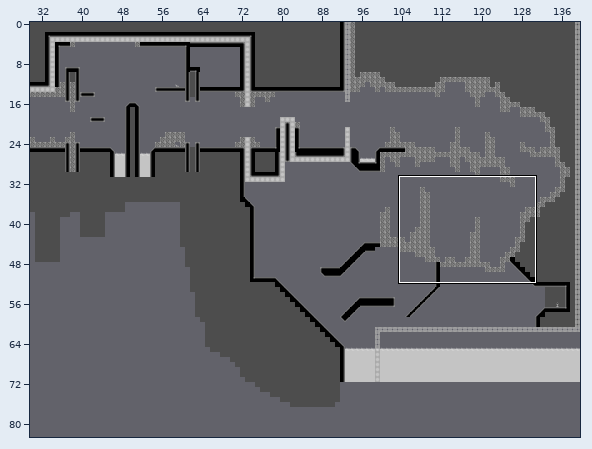
A Tiled map (JSON) gets an edit: deploy/assets/maps/demo_level_5.json. The picture above shows the old version from afar; the outline marks the close-up.
Close-up. Before the edit:
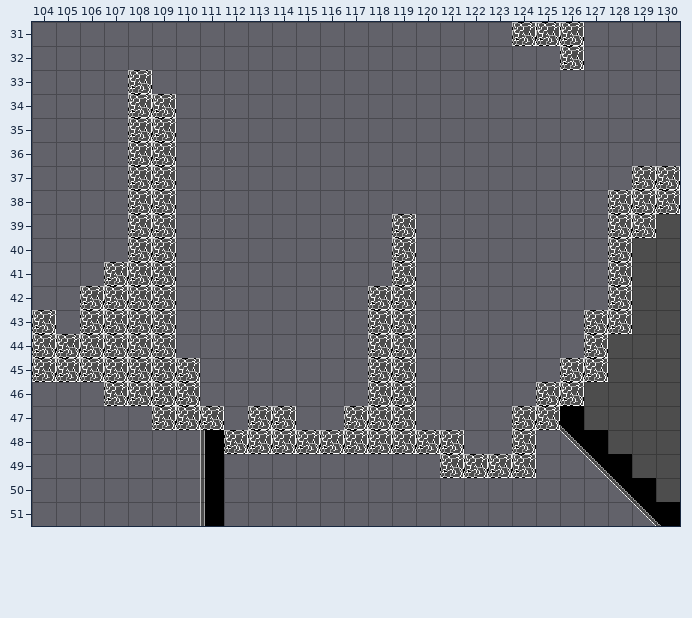
Cells are 32x32 px. Shown: x 104..130, y 31..51. The commit also changed other parts of the map, which this record leaves out.
After the commit:
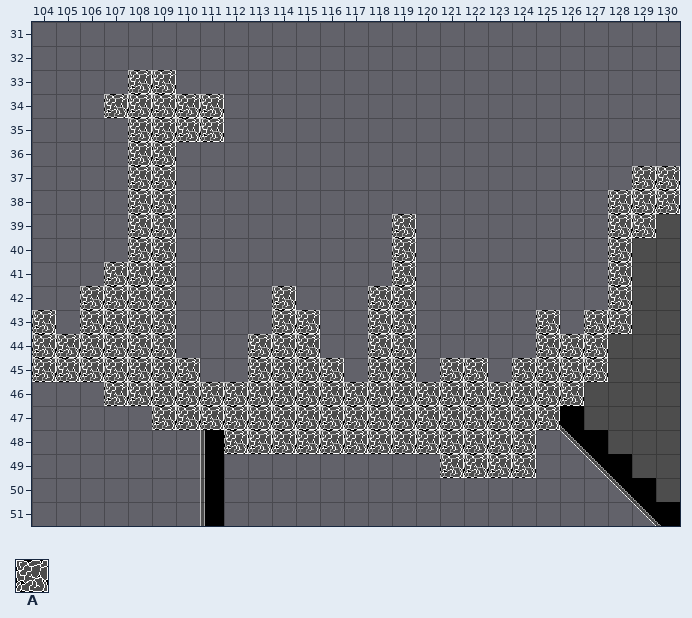
Key: from "Tiles": A 33.
_ is an empty cell, . an unchanged one.
From old to new:
--- layer "world"
@@ x 107..126 @@
-31 .................AAA
-32 ...................A
-33 .._.................
-34 _..__...............
-35 ...__...............
+31 .................___
+32 ..................._
+33 ..A.................
+34 A..AA...............
+35 ...AA...............
@@ x 111..126 @@
-42 ..._............
-43 ...__........._.
-44 ..___.........__
-45 ..____....__.__.
-46 _______.._____..
-47 ._..__...____...
-48 ...........__...
+42 ...A............
+43 ...AA.........A.
+44 ..AAA.........AA
+45 ..AAAA....AA.AA.
+46 AAAAAAA..AAAAA..
+47 .A..AA...AAAA...
+48 ...........AA...
